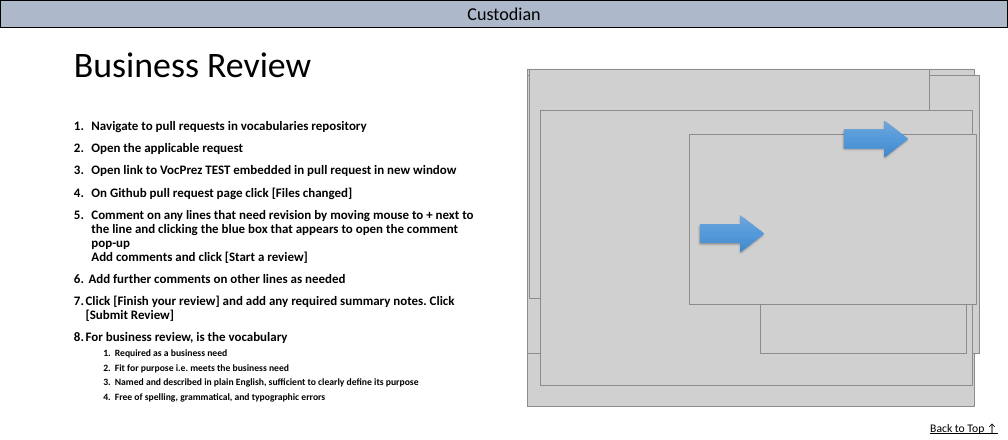
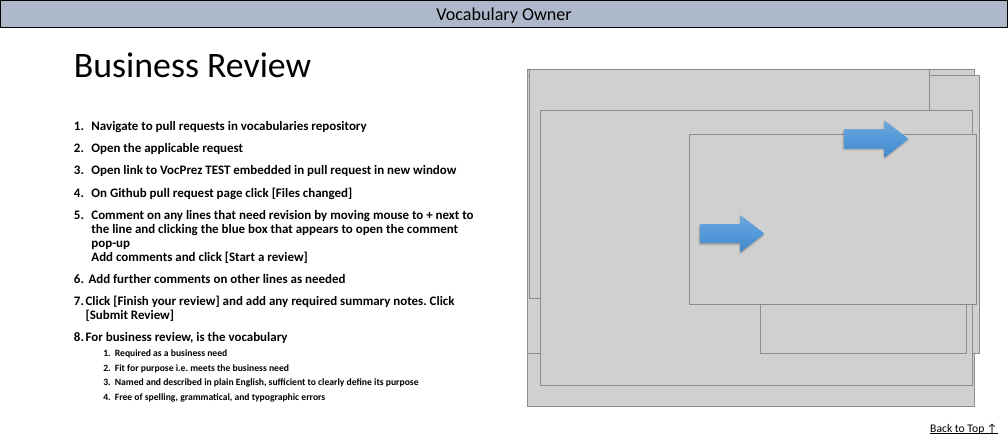
Before and after one commit to geological-survey-of-queensland/vocabularies, a slide deck: slide 19 of templates/Vocabulary Workflow.pptx (slide 23 before the commit). Drawn at 1008x440 pixels with LibreOffice and Linux fonts; fonts in the diff are those of the drawing; grey boxes stand for pictures. Boxes give left, top, right and bottom in pixels: in the first picture for what was removed or moved away, otherwise in the second. Text is boxed around its words. In the diff, an @@ line names an element or a change of style, - is before the commit and + after.

```diff
--- a/templates/Vocabulary Workflow.pptx
+++ b/templates/Vocabulary Workflow.pptx
@@ text in rectangle at (436, 7, 572, 23): text changed @@
-Custodian
+Vocabulary Owner
```
Also in this commit, not shown: 10 other slides changed, 3 slides removed.
